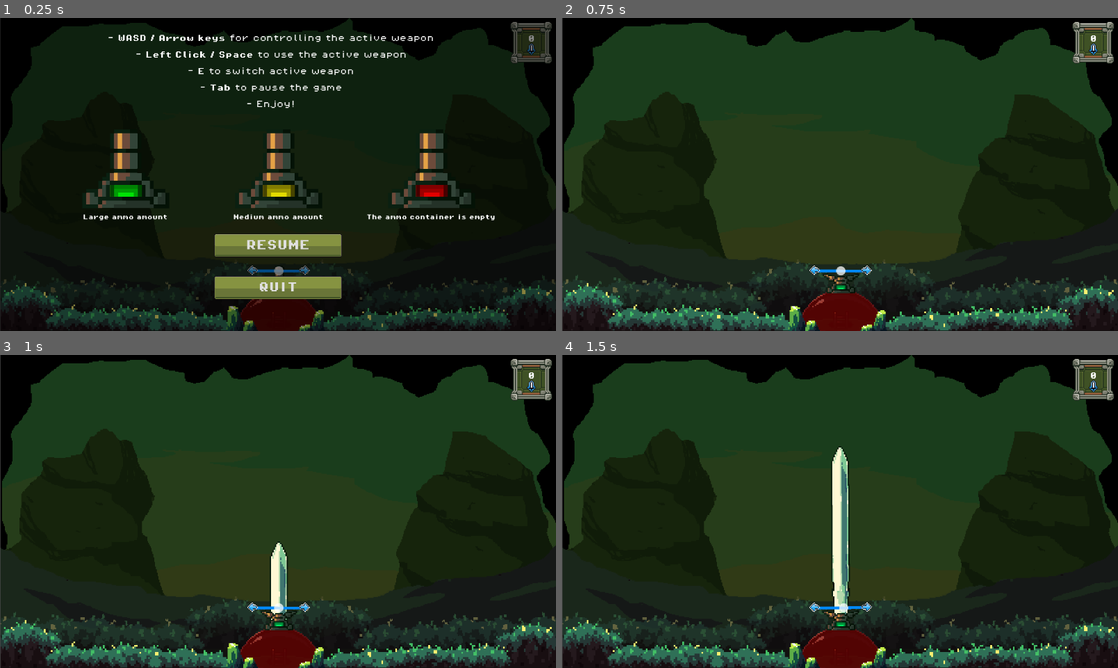
Above: before the commit, frames 1-4 (two rows, left to right).
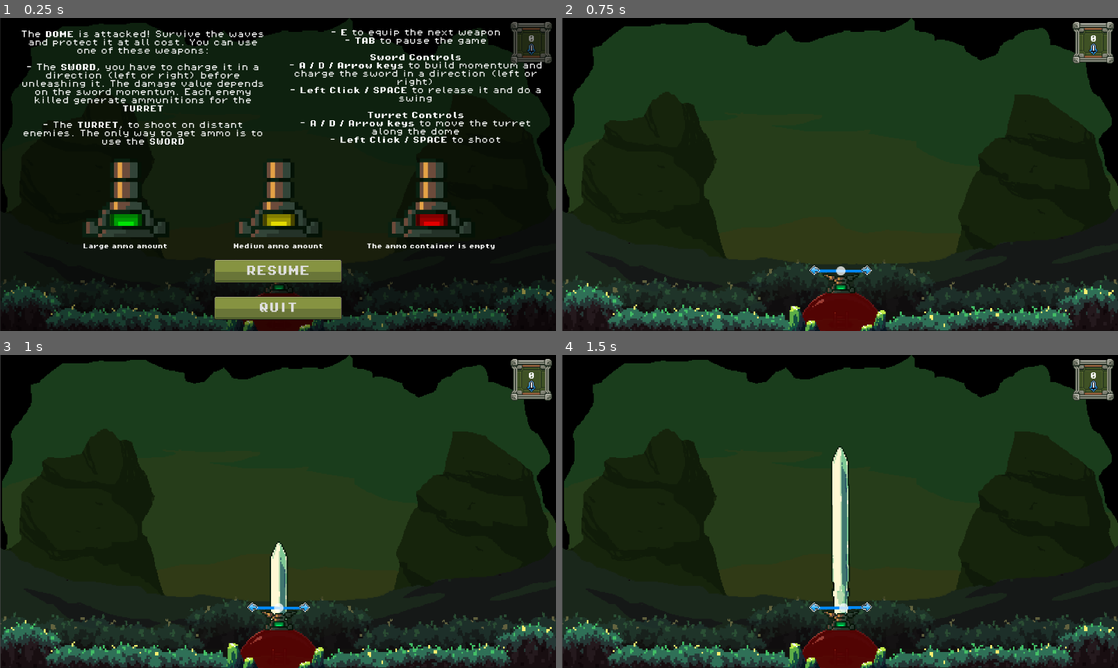
Above: after the commit, the same moments.

Repository: antoinenisoli/DomeSword_GWJ_2025
Game: Godot game, scene res://scenes/levels/game.tscn
The game is run twice, just before and just after one commit, with the same random seed, the same clock (stepped at 60 frames per second) and the same inputs.
Inputs (mouse positions are in pixels of both pictures, inside the frame that each line leads up to):
- Up to frame 1 (0.25 s): no input
- Up to frame 2 (0.75 s): click "RESUME" at 0.5 s
- Up to frame 3 (1 s): no input
- Up to frame 4 (1.5 s): move the mouse to (962, 495) at 1.27 s; press the mouse at (962, 495) at 1.28 s; hold Right (move_right) from 1.28 s (still down)

The runs differ from the first frame. In frame 1, 19% of the frame differs, in the area x 3-98%, y 3-97%; in frame 2, nothing differs; in frame 3, nothing differs; in frame 4, nothing differs.

Commit message:
upgrade tutorial txt

Diff:
--- a/scenes/UI/game_ui.tscn
+++ b/scenes/UI/game_ui.tscn
@@ -154,33 +154,57 @@
 grow_horizontal = 2
 grow_vertical = 2
 
-[node name="Label" type="RichTextLabel" parent="CanvasLayer/Screens/PauseScreen/tuto" unique_id=1254477389]
+[node name="IntroTxt" type="RichTextLabel" parent="CanvasLayer/Screens/PauseScreen/tuto" unique_id=336356940]
 layout_mode = 1
 anchors_preset = 10
 anchor_right = 1.0
-offset_left = 81.0
-offset_top = 14.0
-offset_right = -113.0
-offset_bottom = 232.0
+offset_left = 43.0
+offset_top = 28.0
+offset_right = -665.0
+offset_bottom = 315.0
 grow_horizontal = 2
 theme_override_fonts/normal_font = ExtResource("8_owrpm")
 theme_override_fonts/bold_font = ExtResource("4_5038c")
 theme_override_font_sizes/normal_font_size = 18
 bbcode_enabled = true
-text = "- [b]WASD / Arrow keys[/b] for controlling the active weapon
-
-- [b]Left Click / Space[/b] to use the active weapon
-
-- [b]E[/b] to switch active weapon
-
-- [b]Tab[/b] to pause the game
-
-- Enjoy!"
+text = "The [b]DOME[/b] is attacked! Survive the waves and protect it at all cost. You can use one of these weapons:
+
+- The [b]SWORD[/b], you have to charge it in a direction (left or right) before unleashing it. The damage value depends on the sword momentum. Each enemy killed generate ammunitions for the [b]TURRET[/b]
+
+- The [b]TURRET[/b], to shoot on distant enemies. The only way to get ammo is to use the [b]SWORD[/b]"
+scroll_active = false
 autowrap_mode = 2
 horizontal_alignment = 1
-vertical_alignment = 1
 justification_flags = 161
 
+[node name="InputsTxt" type="RichTextLabel" parent="CanvasLayer/Screens/PauseScreen/tuto" unique_id=1254477389]
+layout_mode = 1
+anchors_preset = 10
+anchor_right = 1.0
+offset_left = 653.0
+offset_top = 24.0
+offset_right = -19.0
+offset_bottom = 326.0
+grow_horizontal = 2
+theme_override_fonts/normal_font = ExtResource("8_owrpm")
+theme_override_fonts/bold_font = ExtResource("4_5038c")
+theme_override_font_sizes/normal_font_size = 18
+bbcode_enabled = true
+text = "- [b]E[/b] to equip the next weapon
+- [b]TAB[/b] to pause the game
+
+[b]Sword Controls[/b]
+- [b]A / D / Arrow keys[/b] to build momentum and charge the sword in a direction (left or right)
+- [b]Left Click / SPACE[/b] to release it and do a swing
+
+[b]Turret Controls[/b]
+- [b]A / D / Arrow keys[/b] to move the turret along the dome
+- [b]Left Click / SPACE[/b] to shoot"
+scroll_active = false
+autowrap_mode = 2
+horizontal_alignment = 1
+justification_flags = 161
+
 [node name="resume_Button" type="Button" parent="CanvasLayer/Screens/PauseScreen/tuto" unique_id=427955313]
 layout_mode = 1
 anchors_preset = 7
@@ -189,9 +213,9 @@
 anchor_right = 0.5
 anchor_bottom = 1.0
 offset_left = -147.0
-offset_top = -223.0
+offset_top = -164.0
 offset_right = 147.0
-offset_bottom = -170.0
+offset_bottom = -111.0
 grow_horizontal = 2
 grow_vertical = 0
 theme_override_fonts/font = ExtResource("4_5038c")
@@ -208,9 +232,9 @@
 anchor_right = 0.5
 anchor_bottom = 1.0
 offset_left = -147.0
-offset_top = -126.0
+offset_top = -79.0
 offset_right = 147.0
-offset_bottom = -73.0
+offset_bottom = -26.0
 grow_horizontal = 2
 grow_vertical = 0
 theme_override_fonts/font = ExtResource("4_5038c")
@@ -222,9 +246,9 @@
 [node name="HBoxContainer" type="HBoxContainer" parent="CanvasLayer/Screens/PauseScreen/tuto" unique_id=1413795756]
 layout_mode = 0
 offset_left = 101.0
-offset_top = 231.0
+offset_top = 298.0
 offset_right = 1177.0
-offset_bottom = 439.0
+offset_bottom = 530.0
 theme_override_constants/separation = 109
 alignment = 1
 
